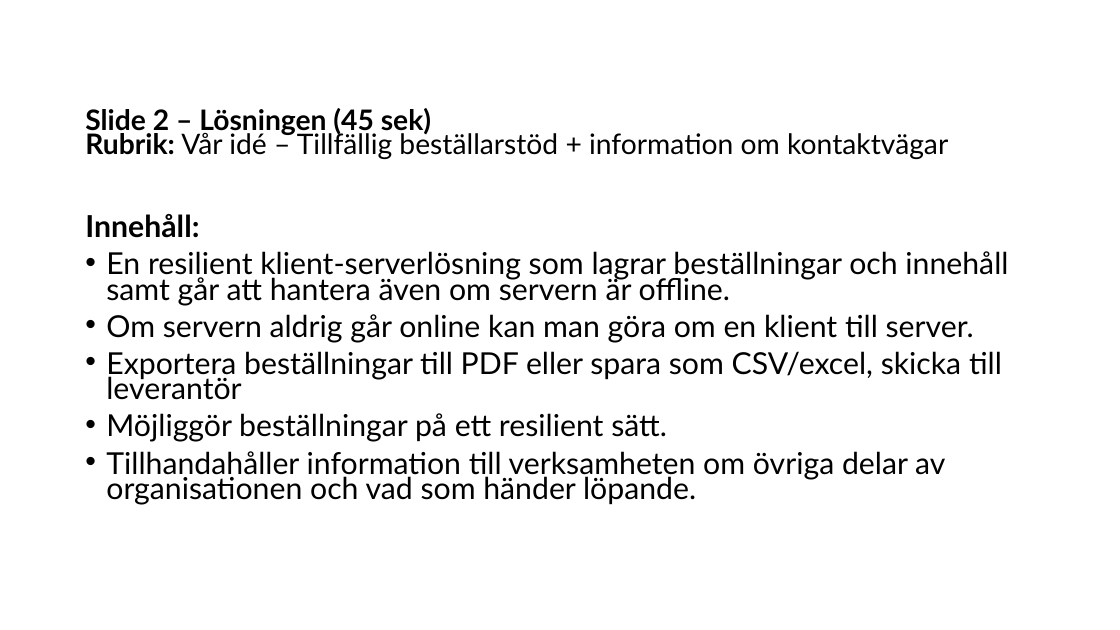
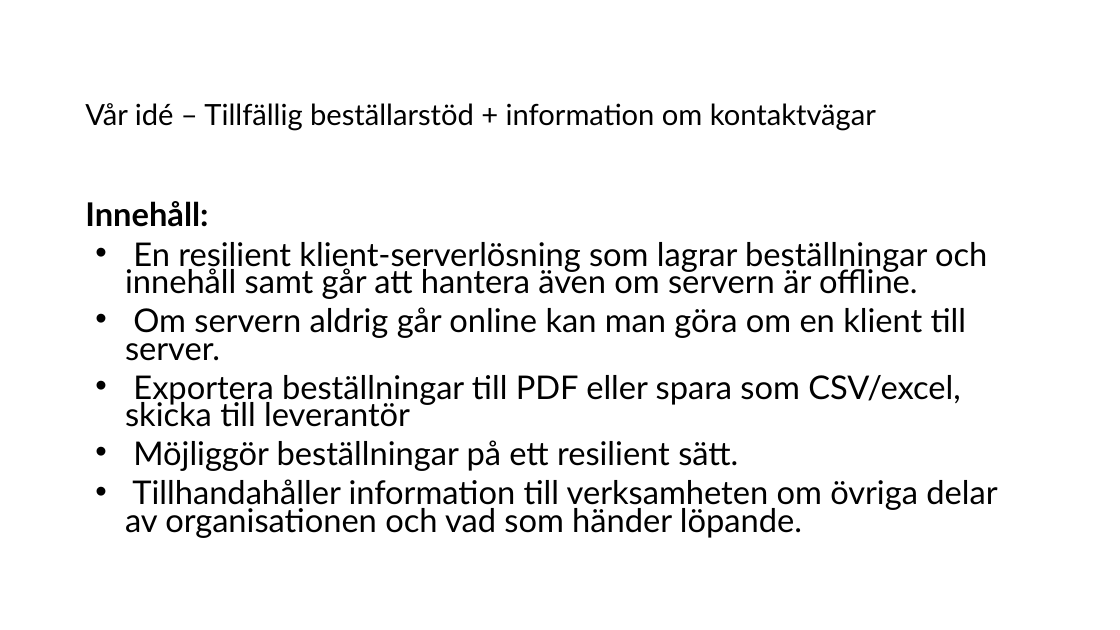
Before and after one commit to arizon-dread/region-orebro-lan, a slide deck: slide 4 of doc/Presentation KLIRR Hack Region Örebro län.odp. Drawn at 1120x630 pixels with LibreOffice and Linux fonts; fonts in the diff are those of the drawing. Boxes give left, top, right and bottom in pixels: in the first picture for what was removed or moved away, otherwise in the second. Text is boxed around its words. In the diff, an @@ line names an element or a change of style, - is before the commit and + after.

```diff
--- a/doc/Presentation KLIRR Hack Region Örebro län.odp
+++ b/doc/Presentation KLIRR Hack Region Örebro län.odp
@@ title at (85,103,876,131): text changed; size 24.2 to 25 pt @@
-Slide 2 – Lösningen (45 sek)
-Rubrik: Vår idé – Tillfällig beställarstöd + information om kontaktvägar
+Vår idé – Tillfällig beställarstöd + information om kontaktvägar
@@ text "Innehåll:": place and size @@
-text "Innehåll:" at (85,214,1008,505)
+text "Innehåll:" at (85,201,997,538)
@@ text "Innehåll:" at (85,201,997,538): size 25.9 to 28 pt; indent changed @@
```
Also in this commit, not shown: 4 other slides changed, 2 slides added, 2 slides removed, 1 other file.
